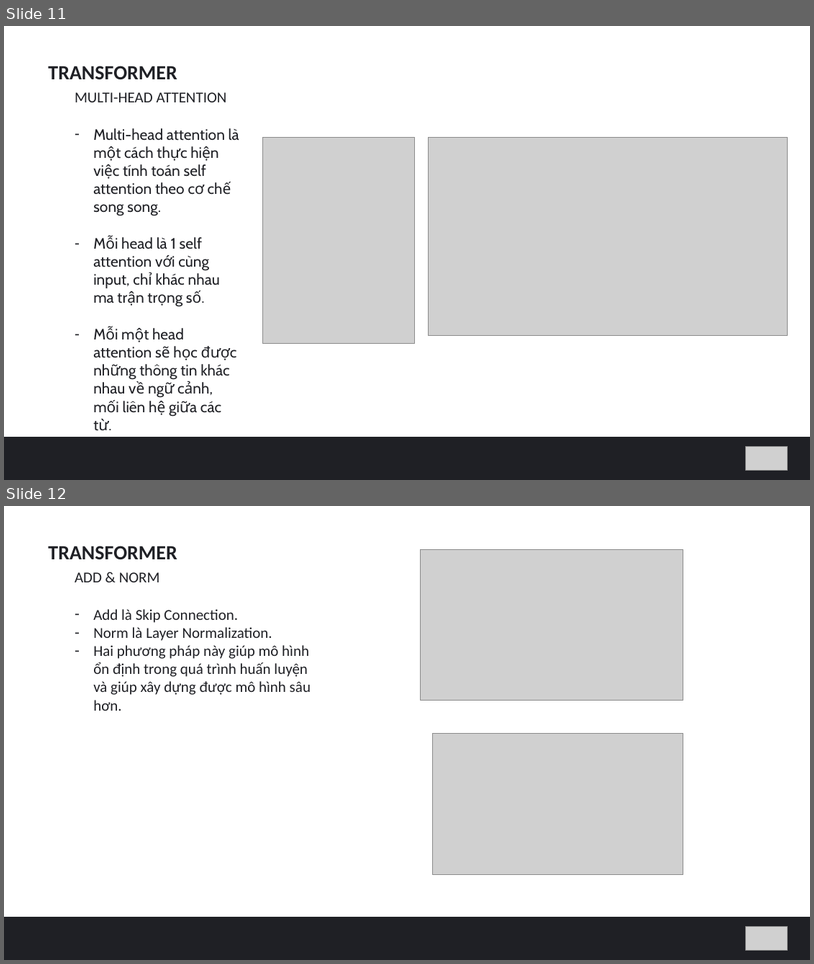
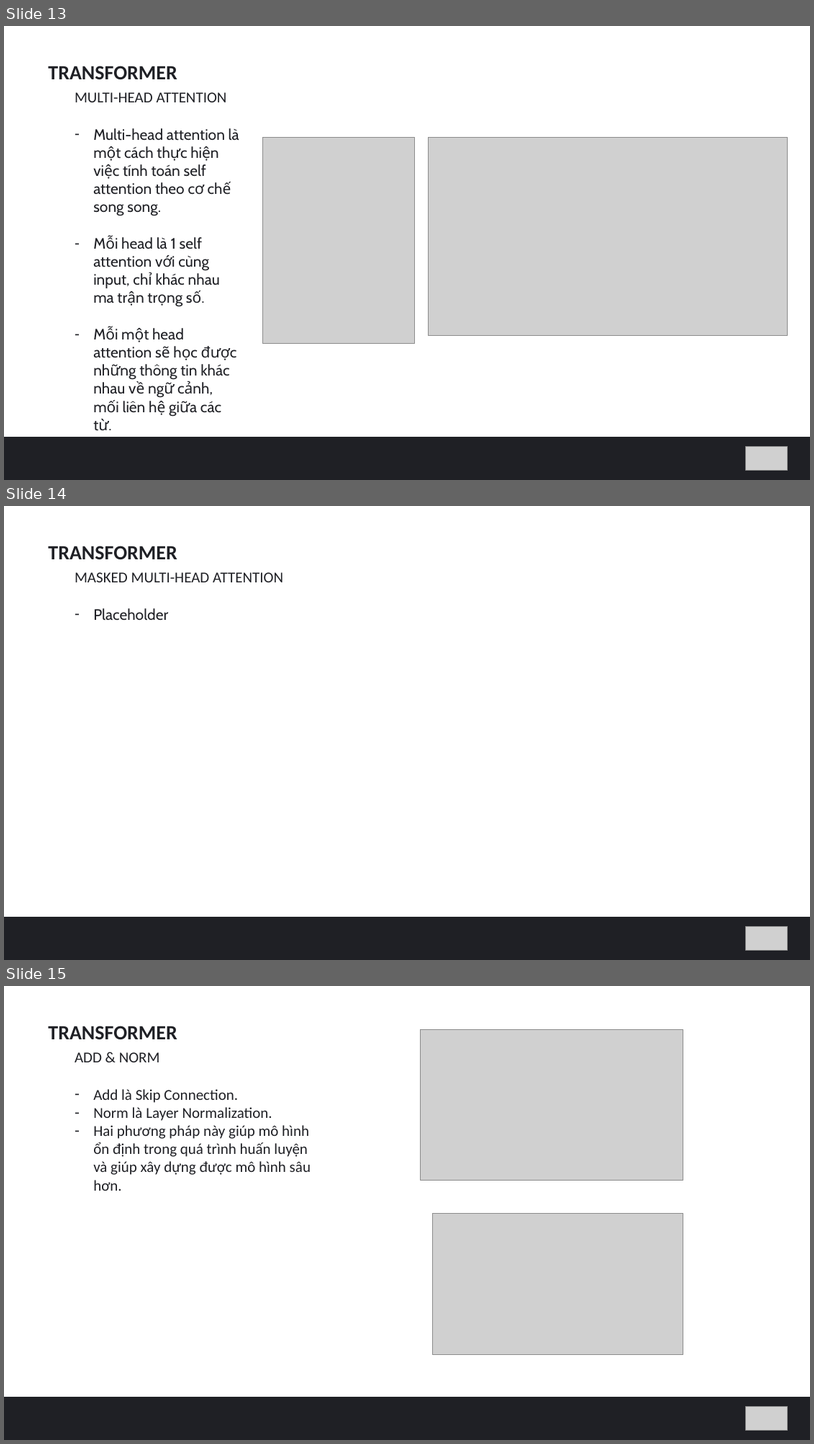
Before and after one commit to hungvm2/MoD_machine_learning, a slide deck: slide1.pptx. Shown one above the other, each under a label of ours: slides 11 and 12 before the commit, slides 13, 14 and 15 after it. The pictures are 814x964 and 814x1444 pixels, drawn with LibreOffice and Linux fonts; fonts in the diff are those of the drawing; grey boxes stand for pictures. Boxes give left, top, right and bottom in pixels: in the first picture for what was removed or moved away, otherwise in the second. Text is boxed around its words. In the diff, an @@ line names an element or a change of style, - is before the commit and + after.

```diff
--- a/slide1.pptx
+++ b/slide1.pptx
@@ slide 14 added at <box>4,506,810,960</box>, background #FFFFFF @@
@@ text added at <box>48,546,177,559</box>, 24 pt, text #1F2025, bold @@
+TRANSFORMER
@@ text added at <box>75,572,283,582</box>, 18 pt, text #1F2025 @@
+MASKED MULTI-HEAD ATTENTION
@@ text added at <box>93,608,168,620</box>, 18 pt, text #1F2025 @@
+– Placeholder
@@ rectangle added at <box>4,917,810,960</box>, fill #1F2025 @@
@@ picture added at <box>746,926,788,950</box> @@
@@ what was slide 11 is now slide 13 @@
@@ what was slide 12 is now slide 15 @@
```
Also in this commit, not shown: 3 slides changed, 10 other slides added.
